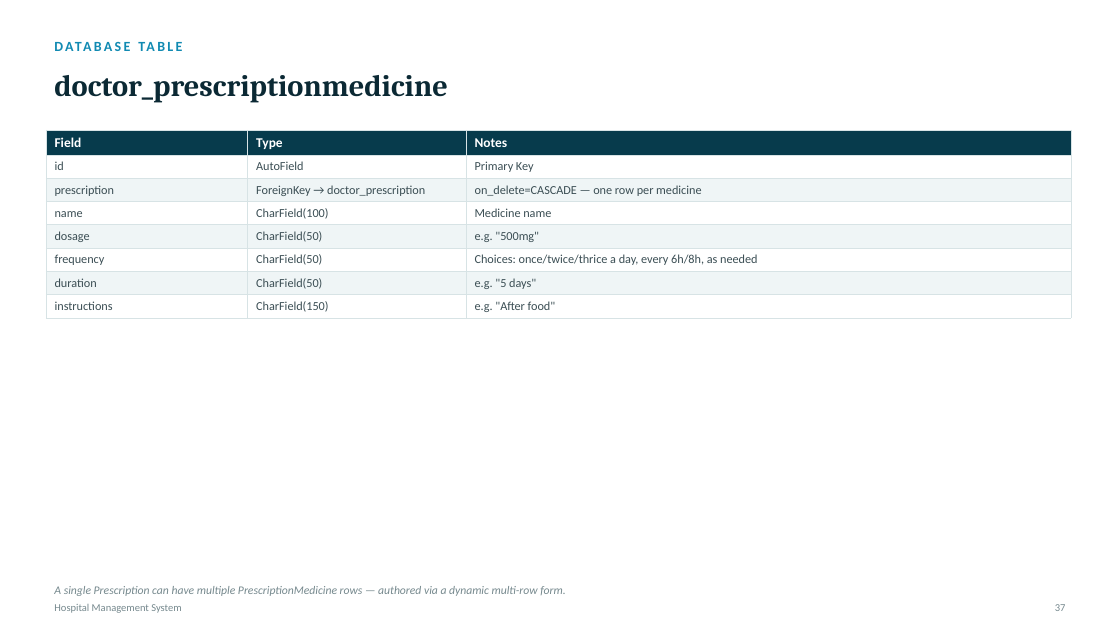
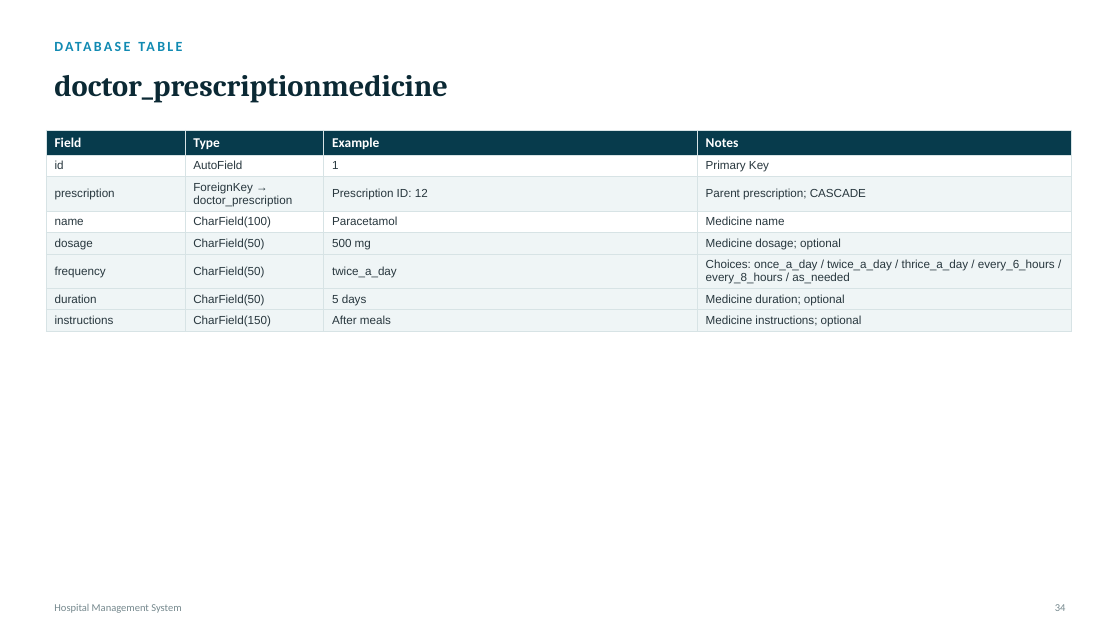
Before and after one commit to lakshitbuilds/Hospital-Management-System, a slide deck: slide 36 of HMS_Project_Presentation.pptx (slide 34 before the commit). Drawn at 1120x630 pixels with LibreOffice and Linux fonts; fonts in the diff are those of the drawing. Boxes give left, top, right and bottom in pixels: in the first picture for what was removed or moved away, otherwise in the second. Text is boxed around its words. In the diff, an @@ line names an element or a change of style, - is before the commit and + after.

```diff
--- a/HMS_Project_Presentation.pptx
+++ b/HMS_Project_Presentation.pptx
@@ table at (x1=46, y1=130, x2=1071, y2=339) @@
-column 3: Notes | Primary Key | on_delete=CASCADE — one row per medicine | Medicine name | e.g. "500mg" | Choices: once/twice/thrice a day, every 6h/8h, as needed | e.g. "5 days" | e.g. "After food"
+column 3: Example | 1 | Prescription ID: 12 | Paracetamol | 500 mg | twice_a_day | 5 days | After meals
+column 4: Notes | Primary Key | Parent prescription; CASCADE | Medicine name | Medicine dosage; optional | Choices: once_a_day / twice_a_day / thrice_a_day / every_6_hours / every_8_hours / as_needed | Medicine duration; optional | Medicine instructions; optional
@@ text removed at (x1=54, y1=586, x2=565, y2=596) @@
-A single Prescription can have multiple PrescriptionMedicine rows — authored via a dynamic multi-row form.
@@ text at (x1=1055, y1=604, x2=1066, y2=611): text changed @@
-37
+34
```
Also in this commit, not shown: 9 other slides changed, 4 slides added, 2 slides removed, 8 other files.
